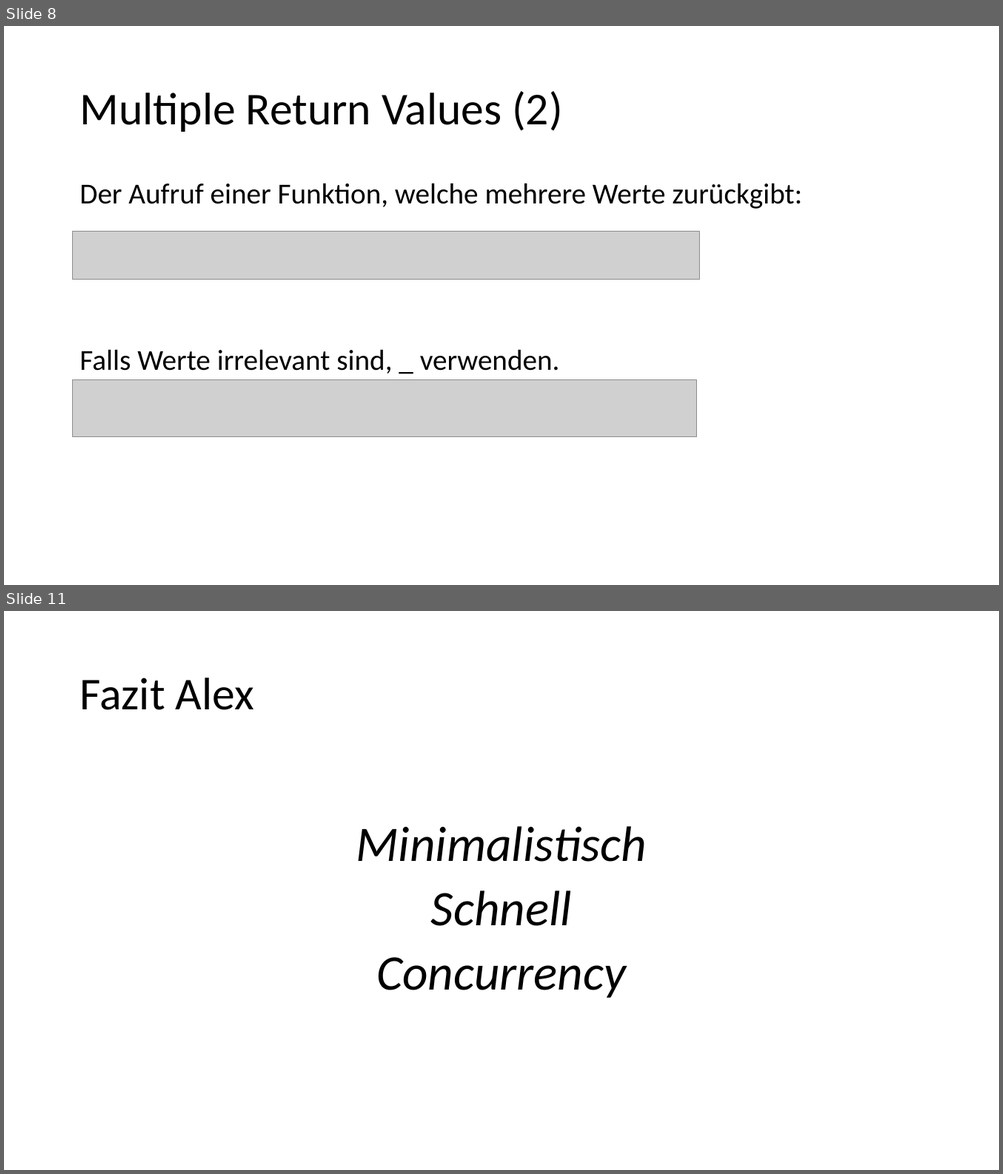
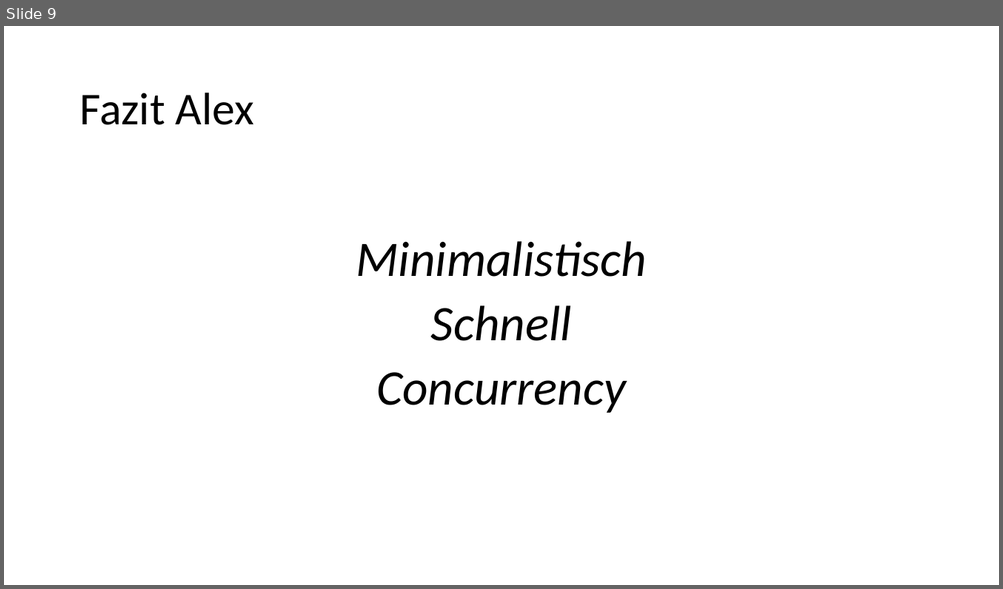
Before and after one commit to alexsuter/golang-experience, a slide deck: presi/presi.pptx. Shown one above the other, each under a label of ours: slides 8 and 11 before the commit, slide 9 after it; the slides between them are not shown. The pictures are 1003x1174 and 1003x589 pixels, drawn with LibreOffice and Linux fonts; fonts in the diff are those of the drawing; grey boxes stand for pictures. Boxes give left, top, right and bottom in pixels: in the first picture for what was removed or moved away, otherwise in the second. Text is boxed around its words. In the diff, an @@ line names an element or a change of style, - is before the commit and + after.

```diff
--- a/presi/presi.pptx
+++ b/presi/presi.pptx
@@ slide 8 removed at bbox=[4, 26, 999, 585], background #FFFFFF @@
@@ title removed at bbox=[79, 91, 563, 132] @@
-Multiple Return Values (2)
@@ text removed at bbox=[79, 183, 802, 374] @@
-Der Aufruf einer Funktion, welche mehrere Werte zurückgibt:
-Falls Werte irrelevant sind, _ verwenden.
@@ picture removed at bbox=[73, 231, 700, 280] @@
@@ picture removed at bbox=[73, 380, 697, 437] @@
@@ what was slide 11 is now slide 9 @@
```
Also in this commit, not shown: 4 slides changed, 1 slide added, 2 other slides removed.
